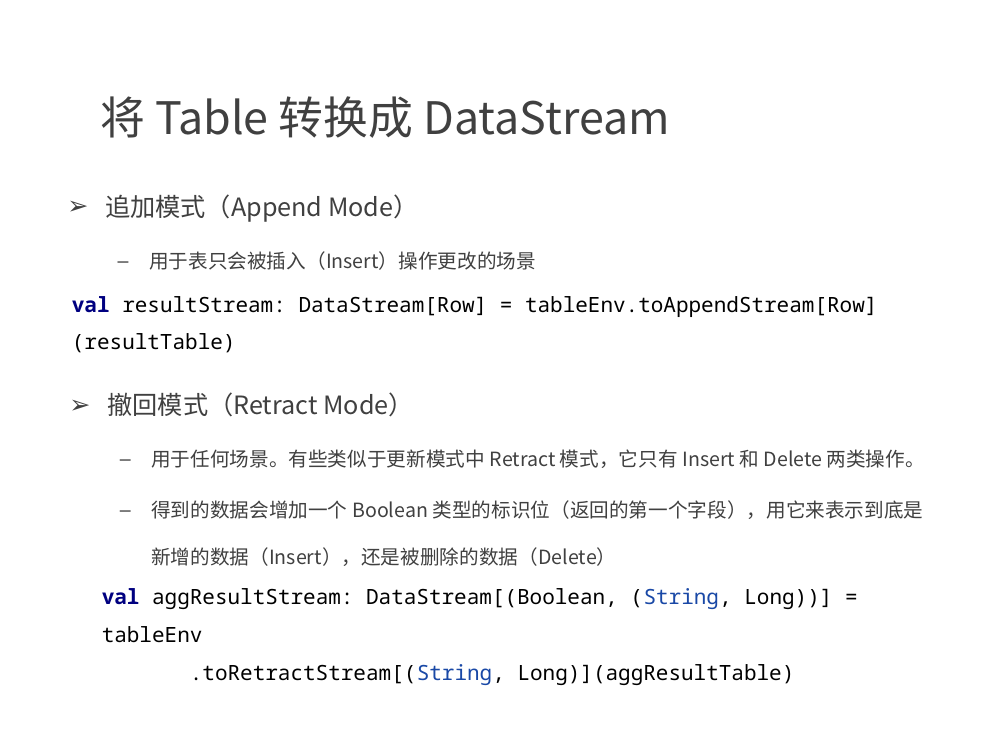
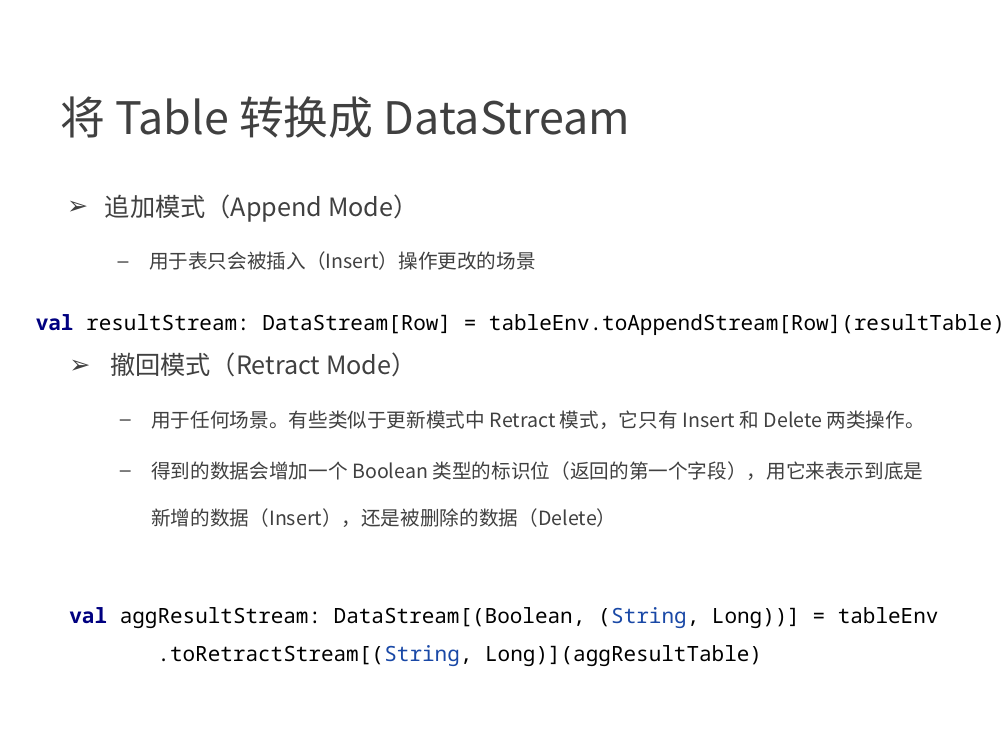
Before and after one commit to confucianzuoyuan/flink-tutorial, a slide deck: slide 21 of slides/9_Table API 和 Flink SQL.pptx (slide 22 before the commit). Drawn at 1008x756 pixels with LibreOffice and Linux fonts; fonts in the diff are those of the drawing; background and template pictures are left out. Boxes give left, top, right and bottom in pixels: in the first picture for what was removed or moved away, otherwise in the second. Text is boxed around its words. In the diff, an @@ line names an element or a change of style, - is before the commit and + after.

```diff
--- a/slides/9_Table API 和 Flink SQL.pptx
+++ b/slides/9_Table API 和 Flink SQL.pptx
@@ indent changed in 3 elements at [110, 352, 925, 527], [60, 96, 631, 138], [105, 194, 536, 270] @@
@@ text "val resultStream: DataStream[Row] = tableEnv.toAppendStream[ ..." rewrapped from [72, 296, 877, 353] to [36, 314, 1005, 335] @@
@@ text "撤回模式（Retract Mode）": place and size @@
-text "撤回模式（Retract Mode）" at [107, 392, 925, 566]
+text "撤回模式（Retract Mode）" at [110, 352, 925, 527]
@@ text "val aggResultStream: DataStream[(Boolean, (String, Long))] ..." rewrapped from [102, 588, 832, 685] to [69, 607, 939, 666] @@
```
Also in this commit, not shown: 55 other slides changed, 1 slide removed, 5 other files.
